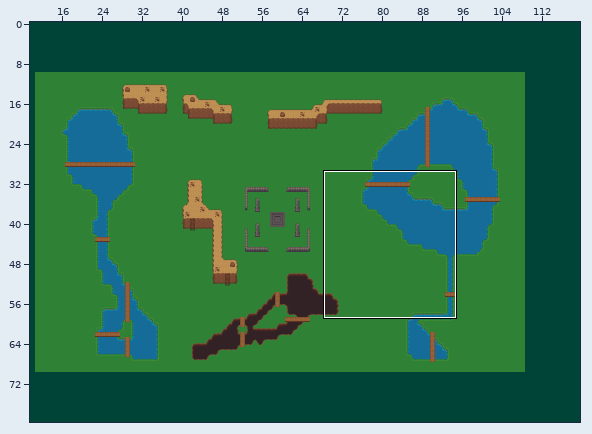
Two states of a Tiled map, public/tilemap/tesseract.tmx. The first picture is a wide view before the edit; the outline marks the close-up.
Close-up. Before the edit:
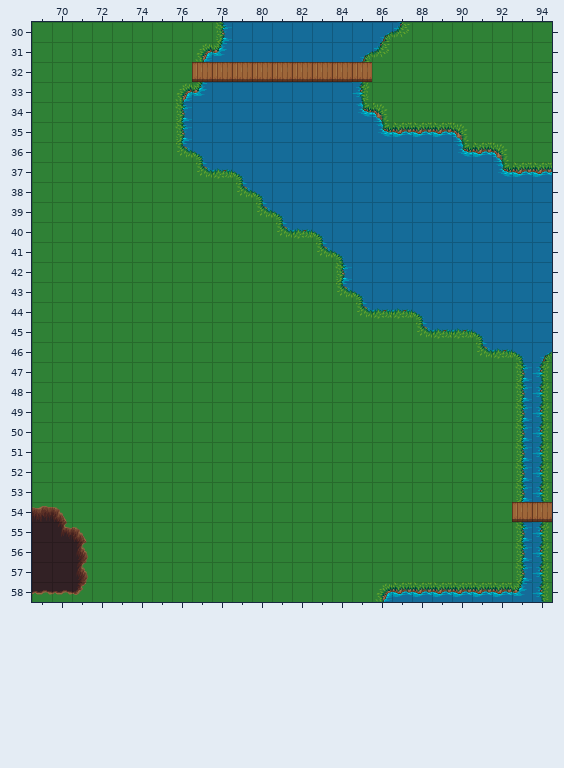
Cells are 32x32 px. Shown: x 69..94, y 30..58.
Once edited:
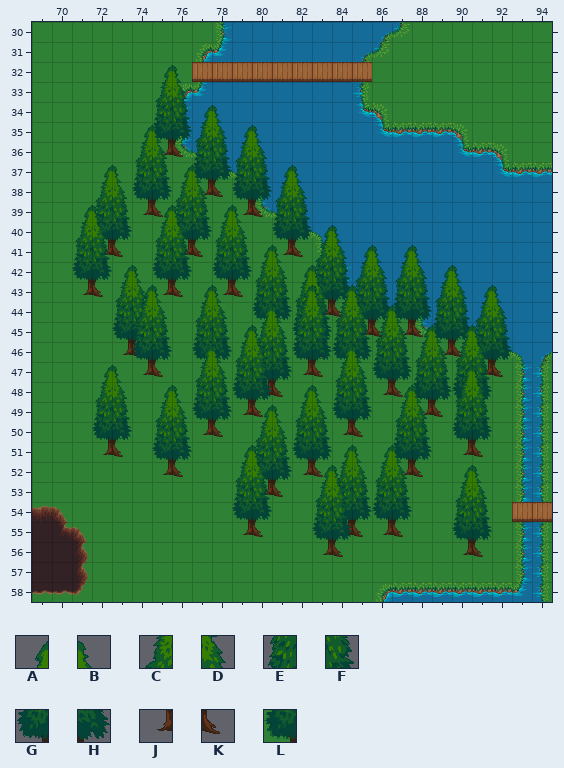
Key: from "terrain_atlas": A 30, B 31, C 62, D 63, E 94, F 95, G 126, H 127, J 158, K 159, L 929.
_ is an empty cell, . an unchanged one.
See-through tiles are keyed as they look on the map.
Difference:
--- layer "playerOnBottom"
@@ x 75..92 @@
-32 __................
-33 __................
-34 ____..............
-35 ______............
-36 ______............
-37 ..______..........
-38 ..______..........
-39 ....____..........
-40 ......____........
-41 ......________....
-42 ........________..
-43 ........__________
-44 ........__________
-45 ..........________
-46 ..............____
-47 ................__
+32 AB................
+33 CD................
+34 EFAB..............
+35 GHCDAB............
+36 JKEFCD............
+37 ..GHEFAB..........
+38 ..JKGHCD..........
+39 ....JKEF..........
+40 ......GHAB........
+41 ......JKCDABAB....
+42 ........EFCDCDAB..
+43 ........GHEFEFCDAB
+44 ........JKGHGHEFCD
+45 ..........JKJKGHEF
+46 ..............JKGH
+47 ................JK
--- layer "playerOnTop"
@@ x 74..91 @@
-35 __................
-36 __................
-37 ____..............
-38 ____..............
-39 ______............
-40 ..____............
-41 ..______..........
-42 ....______........
-43 ....________......
-44 ......________....
-45 ......____________
-46 ........__________
-47 ..........________
-48 ............______
-49 ..............____
+35 AB................
+36 CD................
+37 EFAB..............
+38 GHCD..............
+39 JKEFAB............
+40 ..GHCD............
+41 ..JKEFAB..........
+42 ....GHCDAB........
+43 ....JKEFCDAB......
+44 ......GHEFCDAB....
+45 ......JKGHEFCDABAB
+46 ........JKGHEFCDCD
+47 ..........JKGHEFEF
+48 ............JKGHGH
+49 ..............JKJK
--- layer "playerBehindBottom"
@@ x 72..91 @@
-37 __..................
-38 __..................
-39 __.__...............
-40 __.__...............
-41 __.__...............
-42 .____...............
-43 .______...__........
-44 .__..__.____........
-45 .__..__.____........
-46 .__..__.______......
-47 .....__.______....__
-48 ........______.__.__
-49 ........______.__.__
-50 ........______.__.__
-51 ........______.__.__
-52 ........______.__...
-53 ........__..__......
-54 ............__......
-55 ............__......
+37 AB..................
+38 CD..................
+39 EF.AB...............
+40 GH.CD...............
+41 JK.EF...............
+42 .ABGH...............
+43 .CDJKAB...AB........
+44 .EF..CD.ABCD........
+45 .GH..EF.CDEF........
+46 .JK..GH.EFGHAB......
+47 .....JK.GHJKCD....AB
+48 ........JKABEF.AB.CD
+49 ........ABCDGH.CD.EF
+50 ........CDEFJK.EF.GH
+51 ........EFGHAB.GH.JK
+52 ........GHJKCD.JK...
+53 ........JK..EF......
+54 ............GH......
+55 ............JK......
--- layer "playerBehindTop"
@@ x 71..91 @@
-39 __...................
-40 __...................
-41 __...................
-42 __...................
-43 __.__................
-44 ...__................
-45 ...__...__...........
-46 ...__.____...........
-47 .____.____...........
-48 .__.______...........
-49 .__.______...........
-50 .__.____.............
-51 .__.__..__.....__....
-52 ....__..__..__.__..__
-53 ........__..__.__..__
-54 ........__..__.__..__
-55 ........__..__.__..__
-56 ............__.....__
+39 AB...................
+40 CD...................
+41 EF...................
+42 GH...................
+43 JK.AB................
+44 ...CD................
+45 ...EF...AB...........
+46 ...GH.ABCD...........
+47 .ABJK.CDEF...........
+48 .CD.ABEFGH...........
+49 .EF.CDGHJK...........
+50 .GH.EFJK.............
+51 .JK.GH..AB.....AB....
+52 ....JK..CD..AB.CD..AB
+53 ........EF..CD.EF..CD
+54 ........GH..EF.GH..EF
+55 ........JK..GH.JK..GH
+56 ............JK.....JK
--- layer "playerCollide"
@@ x 75..75 @@
-36 _
+36 L
@@ x 74..79 @@
-38 ...__.
-39 __..._
+38 ...LL.
+39 LL...L
@@ x 72..82 @@
-41 __..__...__
+41 LL..LL...LL
@@ x 71..92 @@
-43 __..__.__.............
-44 ............__........
-45 ..............___.....
-46 ..__..............__..
-47 ...__......__.......__
-48 .........__....__.....
-49 ........__.......__...
-50 ......__.....__.......
-51 .__................__.
-52 ....__.....__...__....
-53 .........__...........
+43 LL..LL.LL.............
+44 ............LL........
+45 ..............LLL.....
+46 ..LL..............LL..
+47 ...LL......LL.......LL
+48 .........LL....LL.....
+49 ........LL.......LL...
+50 ......LL.....LL.......
+51 .LL................LL.
+52 ....LL.....LL...LL....
+53 .........LL...........
@@ x 79..91 @@
-55 __...____....
-56 ....__.....__
+55 LL...LLLL....
+56 ....LL.....LL
